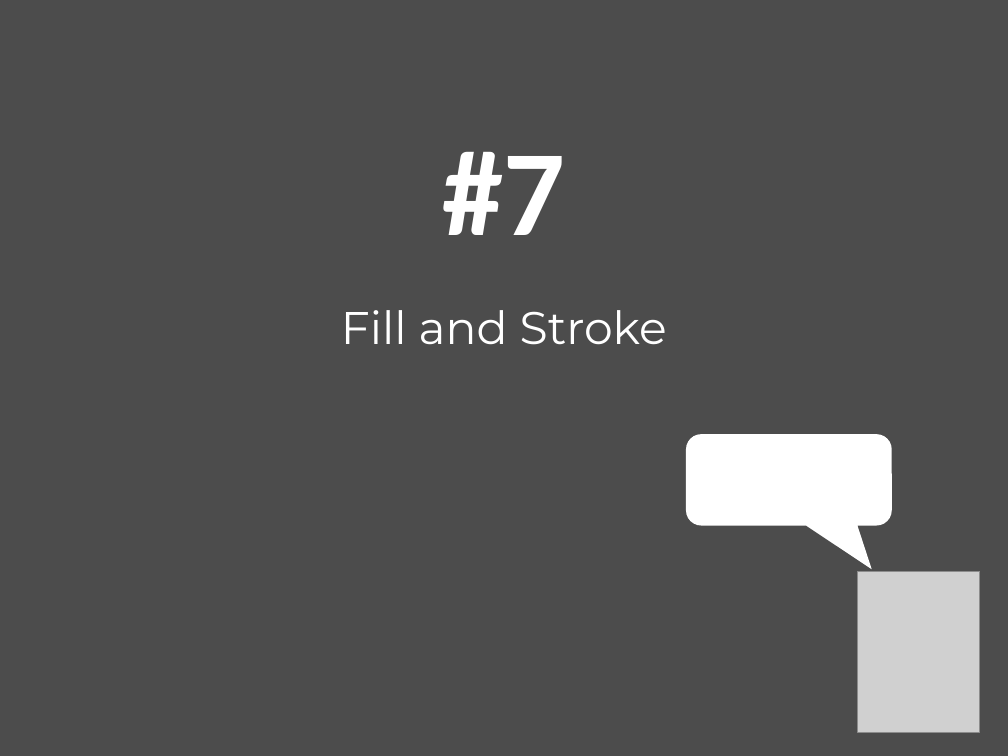
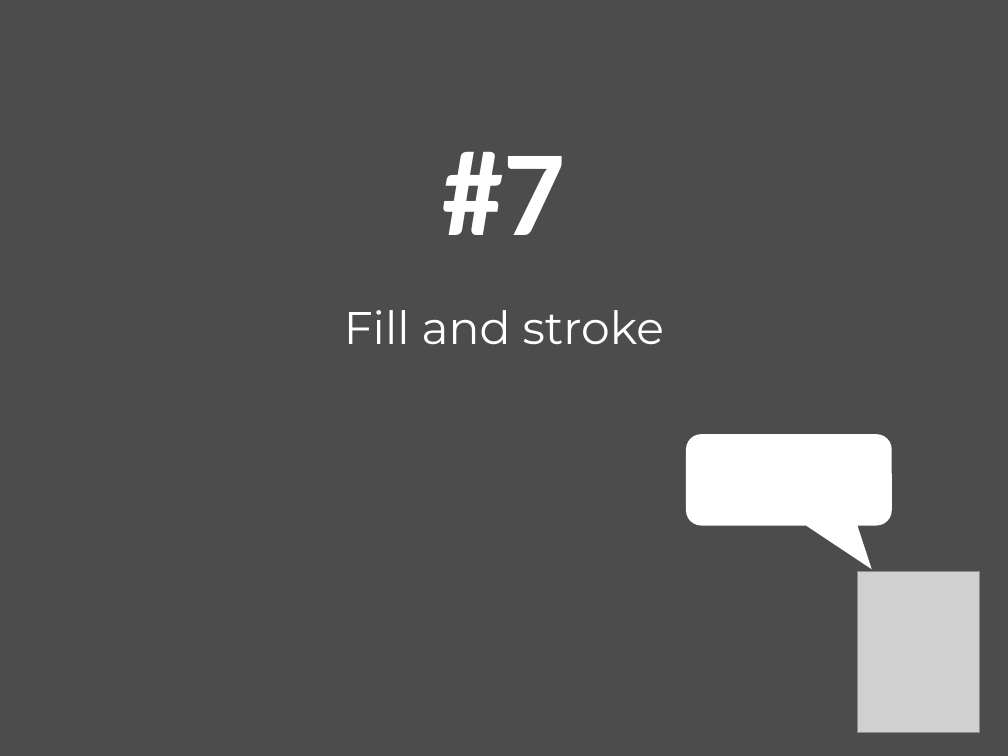
Before and after one commit to mairin/agc-materials, a slide deck: slide 41 of inkscape-slides/InkscapeBootcamp.odp. Drawn at 1008x756 pixels with LibreOffice and Linux fonts; fonts in the diff are those of the drawing; grey boxes stand for pictures. Boxes give left, top, right and bottom in pixels: in the first picture for what was removed or moved away, otherwise in the second. Text is boxed around its words. In the diff, an @@ line names an element or a change of style, - is before the commit and + after.

```diff
--- a/inkscape-slides/InkscapeBootcamp.odp
+++ b/inkscape-slides/InkscapeBootcamp.odp
@@ title at [344,152,664,344]: text changed @@
-#7
-Fill and Stroke
+#7
+Fill and stroke
```
Also in this commit, not shown: 5 other slides changed, 1 slide added, 1 slide removed.
